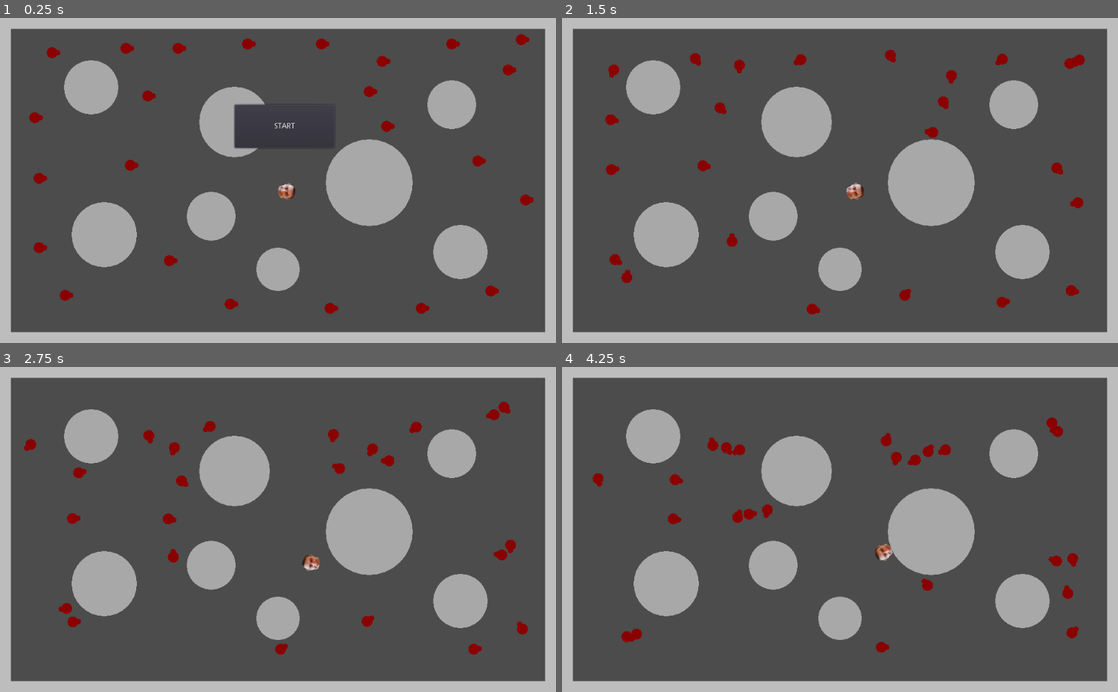
Above: before the commit, frames 1-4 (two rows, left to right).
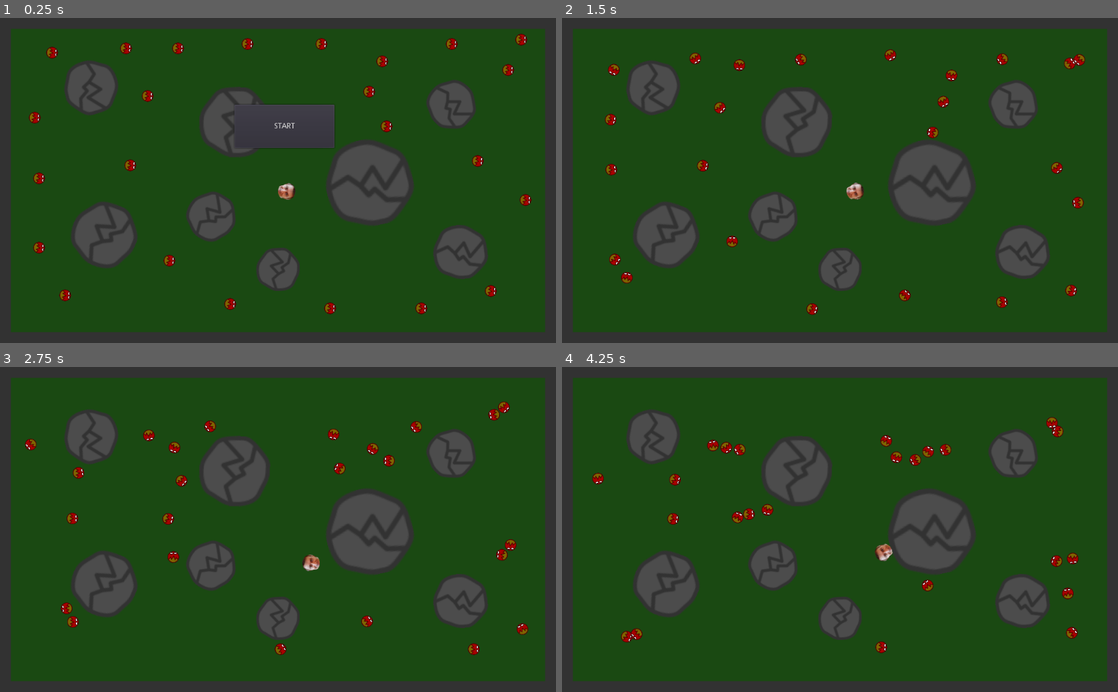
Above: after the commit, the same moments.

Repository: Nabiz/ZombieGameAI
Game: Godot game, scene res://Main.tscn
The game is run twice, just before and just after one commit, with the same random seed, the same clock (stepped at 60 frames per second) and the same inputs.
Inputs (mouse positions are in pixels of both pictures, inside the frame that each line leads up to):
- Up to frame 1 (0.25 s): no input
- Up to frame 2 (1.5 s): click "START" at 0.5 s; move the mouse to (962, 164) at 1.27 s; hold Right (ui_right) from 1.28 s (still down)
- Up to frame 3 (2.75 s): move the mouse to (166, 545) at 2.02 s; release Right (ui_right) at 2.03 s; hold Down (ui_down) from 2.03 s (still down)
- Up to frame 4 (4.25 s): move the mouse to (895, 458) at 2.77 s; release Down (ui_down) at 2.78 s; hold Right (ui_right) 2.78-3.53 s; move the mouse to (812, 594) at 3.52 s; hold Up (ui_up) from 3.53 s (still down)

The runs differ from the first frame. In frame 1, 97% of the frame differs, in the area x 0-100%, y 0-100%; in frame 2, 100%; in frame 3, 100%; in frame 4, 100%.

Commit message:
asset swap

Diff:
--- a/ZombieGame/Main.gd
+++ b/ZombieGame/Main.gd
@@ -19,7 +19,7 @@
 func  create_zombie_group():
 	if Utils.zombies.size() > 0:
 		var random_zombie = Utils.zombies[randi() % Utils.zombies.size()]
-		random_zombie.tag_neighbors(100)
+		random_zombie.tag_neighbors(200)
 
 		var zombie_count = 0
 		var zombie_group = [random_zombie]
--- a/ZombieGame/Main.tscn
+++ b/ZombieGame/Main.tscn
@@ -8,6 +8,16 @@
 
 [node name="Main" type="Node2D"]
 script = ExtResource( 5 )
+
+[node name="ColorRect" type="ColorRect" parent="."]
+anchor_right = 1.0
+anchor_bottom = 1.0
+margin_right = 1024.0
+margin_bottom = 600.0
+color = Color( 0.105882, 0.290196, 0.0745098, 1 )
+__meta__ = {
+"_edit_use_anchors_": false
+}
 
 [node name="Obstacle" parent="." instance=ExtResource( 1 )]
 position = Vector2( 168, 128 )
@@ -71,6 +81,7 @@
 
 [node name="Player" parent="." instance=ExtResource( 4 )]
 position = Vector2( 528, 320 )
+z_index = 0
 
 [node name="Zombie" parent="." instance=ExtResource( 2 )]
 position = Vector2( 120, 512 )
--- a/ZombieGame/Obstacle.gd
+++ b/ZombieGame/Obstacle.gd
@@ -4,6 +4,8 @@
 
 func _ready():
 	Utils.obstacles.append(self)
+	$Sprite.scale = Vector2(radius/32.0, radius/32.0)
+	rotate(PI*randf())
 
-func _draw():
-	draw_circle(Vector2.ZERO, radius, Color.darkgray)
+#func _draw():
+#	draw_circle(Vector2.ZERO, radius, Color.darkgray)
--- a/ZombieGame/Obstacle.tscn
+++ b/ZombieGame/Obstacle.tscn
@@ -1,8 +1,12 @@
-[gd_scene load_steps=2 format=2]
+[gd_scene load_steps=3 format=2]
 
 [ext_resource path="res://Obstacle.gd" type="Script" id=1]
+[ext_resource path="res://Assets/rock.png" type="Texture" id=2]
 
 [node name="Obstacle" type="Node2D" groups=[
 "Obstacle",
 ]]
 script = ExtResource( 1 )
+
+[node name="Sprite" type="Sprite" parent="."]
+texture = ExtResource( 2 )
--- a/ZombieGame/Player.gd
+++ b/ZombieGame/Player.gd
@@ -44,6 +44,12 @@
 
 	position.x=clamp(position.x, 20+radius, 1004-radius)
 	position.y=clamp(position.y, 20+radius, 580-radius)
+
+	for z in Utils.zombies:
+		if (z.position - position).length() < z.radius + radius:
+			Utils.main.set_physics_process(false)
+			#Utils.reset()
+			#get_tree().change_scene("res://Main.tscn")
 
 func set_laser_size():
 	var result_t = 1500
--- a/ZombieGame/Player.tscn
+++ b/ZombieGame/Player.tscn
@@ -1,7 +1,17 @@
-[gd_scene load_steps=3 format=2]
+[gd_scene load_steps=5 format=2]
 
 [ext_resource path="res://Assets/player.png" type="Texture" id=1]
 [ext_resource path="res://Player.gd" type="Script" id=2]
+
+[sub_resource type="Shader" id=1]
+code = "shader_type canvas_item;
+
+void vertex() {
+	VERTEX.y += 5.0*sin(100.0*TIME);
+}"
+
+[sub_resource type="ShaderMaterial" id=2]
+shader = SubResource( 1 )
 
 [node name="Player" type="Node2D"]
 z_index = -1
@@ -9,6 +19,7 @@
 
 [node name="ColorRect" type="ColorRect" parent="."]
 visible = false
+material = SubResource( 2 )
 margin_top = -4.0
 margin_right = 1200.0
 rect_pivot_offset = Vector2( 0, 2 )
--- a/ZombieGame/Utils.gd
+++ b/ZombieGame/Utils.gd
@@ -5,3 +5,10 @@
 var walls = []
 var zombies = []
 var main
+
+func reset():
+	player = null
+	obstacles = []
+	walls = []
+	zombies = []
+	main = null
--- a/ZombieGame/Wall.gd
+++ b/ZombieGame/Wall.gd
@@ -9,4 +9,4 @@
 	Utils.walls.append(self)
 
 func _draw():
-	draw_rect(Rect2(Vector2.ZERO, size), Color.gray, true)
+	draw_rect(Rect2(Vector2.ZERO, size), Color(0.2, 0.2, 0.2), true)
--- a/ZombieGame/Zombie.gd
+++ b/ZombieGame/Zombie.gd
@@ -40,9 +40,9 @@
 		max_speed = 100
 	return state
 
-func _draw() -> void:
-	draw_circle(Vector2.ZERO, radius, Color.darkred)
-	draw_circle(radius*Vector2.RIGHT, 5, Color.darkred)
+#func _draw() -> void:
+#	draw_circle(Vector2.ZERO, radius, Color.darkred)
+#	draw_circle(radius*Vector2.RIGHT, 5, Color.darkred)
 
 func tag_neighbors(radius: float):
 	for zombie in Utils.zombies:
--- a/ZombieGame/Zombie.tscn
+++ b/ZombieGame/Zombie.tscn
@@ -1,6 +1,11 @@
-[gd_scene load_steps=2 format=2]
+[gd_scene load_steps=3 format=2]
 
 [ext_resource path="res://Zombie.gd" type="Script" id=1]
+[ext_resource path="res://Assets/zobmie.png" type="Texture" id=2]
 
 [node name="Zombie" type="Node2D"]
 script = ExtResource( 1 )
+
+[node name="Sprite" type="Sprite" parent="."]
+scale = Vector2( 0.313, 0.313 )
+texture = ExtResource( 2 )
Binary file added: ZombieGame/Assets/rock.png
Not shown, added: ZombieGame/Assets/rock.png.import
Binary file added: ZombieGame/Assets/zobmie.png
Not shown, added: ZombieGame/Assets/zobmie.png.import
